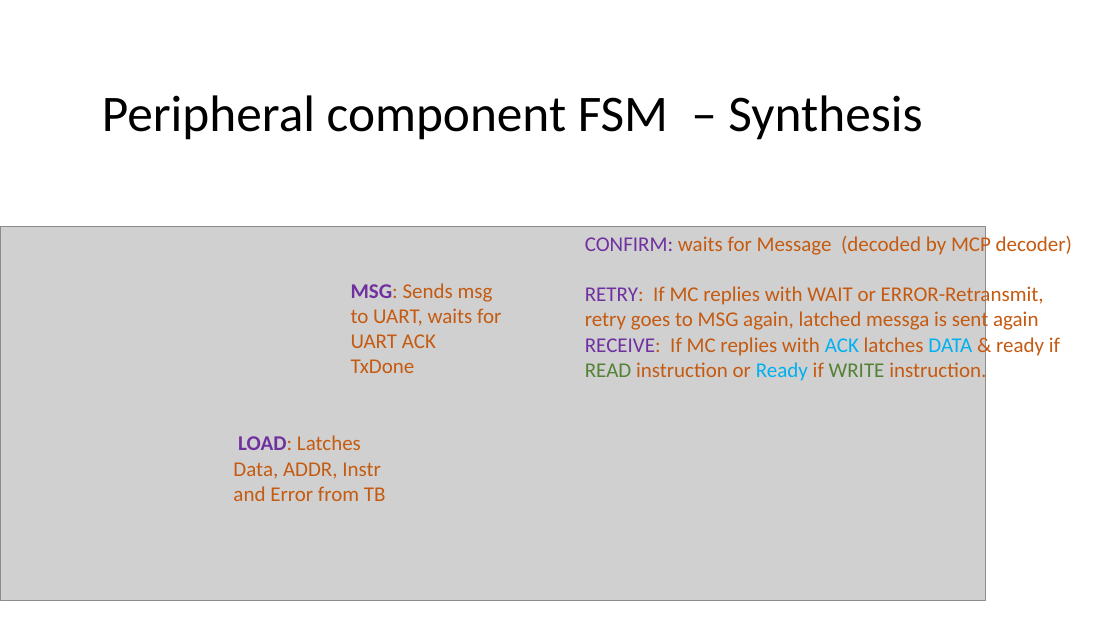
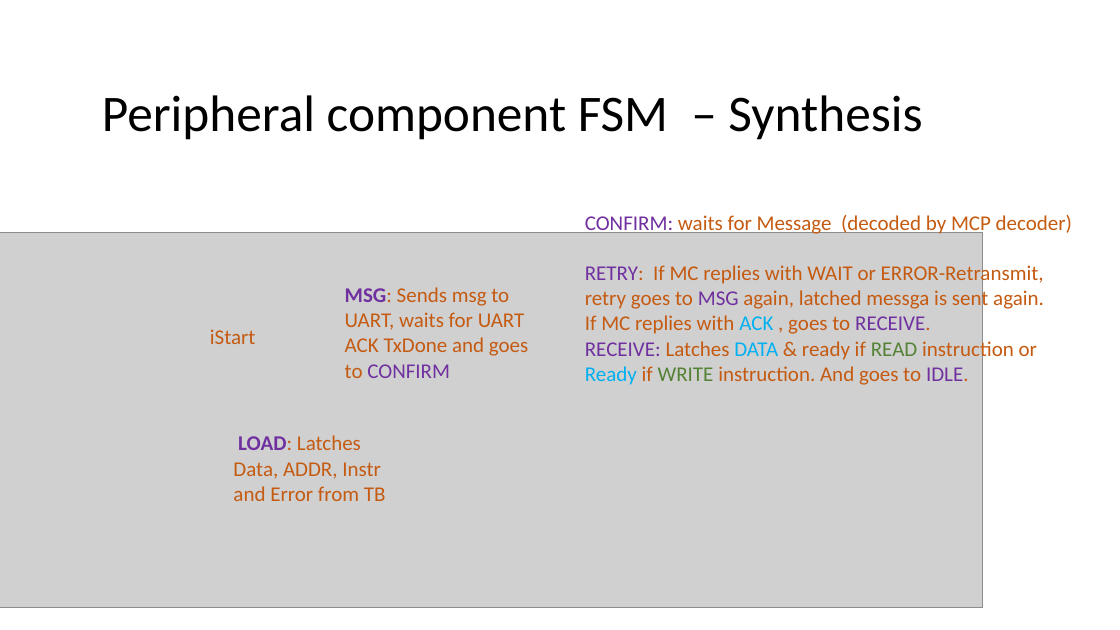
Before and after one commit to md710644/finalarquicompu, a slide deck: slide 6 of Diseno_final_arq.pptx. Drawn at 1120x630 pixels with LibreOffice and Linux fonts; fonts in the diff are those of the drawing; grey boxes stand for pictures. Boxes give left, top, right and bottom in pixels: in the first picture for what was removed or moved away, otherwise in the second. Text is boxed around its words. In the diff, an @@ line names an element or a change of style, - is before the commit and + after.

```diff
--- a/Diseno_final_arq.pptx
+++ b/Diseno_final_arq.pptx
@@ text "CONFIRM: waits for Message (decoded ...": place and size @@
-text "CONFIRM: waits for Message (decoded ..." at <box>585,233,1072,383</box>
+text "CONFIRM: waits for Message (decoded ..." at <box>585,215,1072,385</box>
@@ picture: place and size @@
-picture at <box>0,226,986,601</box>
+picture at <box>0,233,982,607</box>
@@ text at <box>585,263,1044,385</box>: text changed @@
-RETRY: If MC replies with WAIT or ERROR-Retransmit, retry goes to MSG again, latched messga is sent again
-RECEIVE: If MC replies with ACK latches DATA & ready if READ instruction or Ready if WRITE instruction.
+RETRY: If MC replies with WAIT or ERROR-Retransmit, retry goes to MSG again, latched messga is sent again.
+If MC replies with ACK , goes to RECEIVE.
+RECEIVE: Latches DATA & ready if READ instruction or Ready if WRITE instruction. And goes to IDLE.
@@ text at <box>345,287,528,378</box>: text changed @@
-MSG: Sends msg to UART, waits for UART ACK TxDone
+MSG: Sends msg to UART, waits for UART ACK TxDone and goes to CONFIRM
@@ text added at <box>210,329,256,344</box>, 18 pt, text #C55A11 @@
+iStart
```
Also in this commit, not shown: 2 other slides changed.
